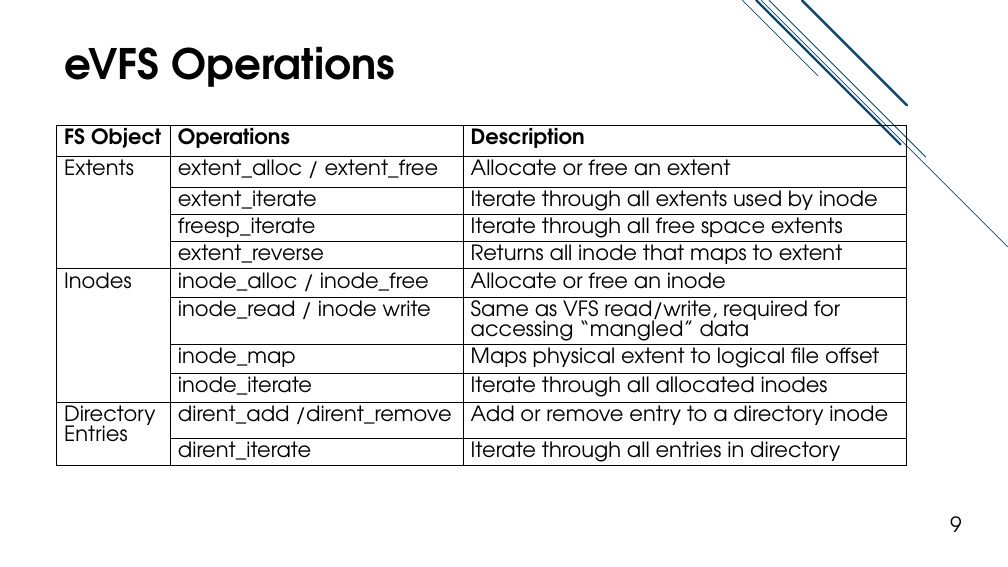
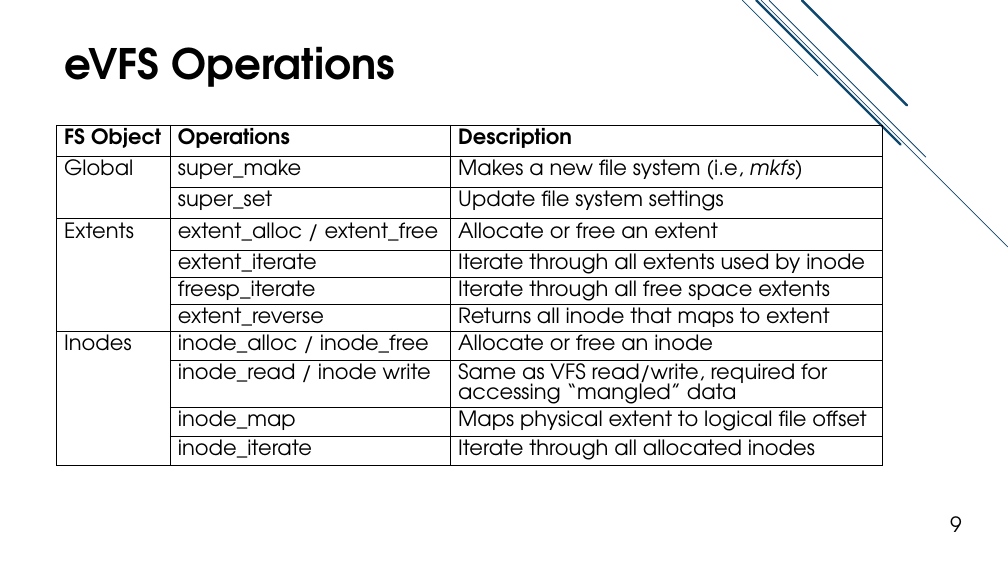
Before and after one commit to jacksun007/evfs-paper, a slide deck: slide 9 of slide/evfs_talk.pptx. Drawn at 1008x567 pixels with LibreOffice and Linux fonts; fonts in the diff are those of the drawing. Boxes give left, top, right and bottom in pixels: in the first picture for what was removed or moved away, otherwise in the second. Text is boxed around its words. In the diff, an @@ line names an element or a change of style, - is before the commit and + after.

Commit message:
fixed slides up to evfs operations

```diff
--- a/slide/evfs_talk.pptx
+++ b/slide/evfs_talk.pptx
@@ table at [57, 126, 884, 511] @@
+row 2: Global | super_make | Makes a new file system (i.e, mkfs)
+row 3:  | super_set | Update file system settings
-row 10: Directory Entries | dirent_add /dirent_remove | Add or remove entry to a directory inode
-row 11:  | dirent_iterate | Iterate through all entries in directory
@@ table: place and size @@
-table at [57, 126, 907, 514]
+table at [57, 126, 884, 511]
```
Also in this commit, not shown: 3 other slides changed.
